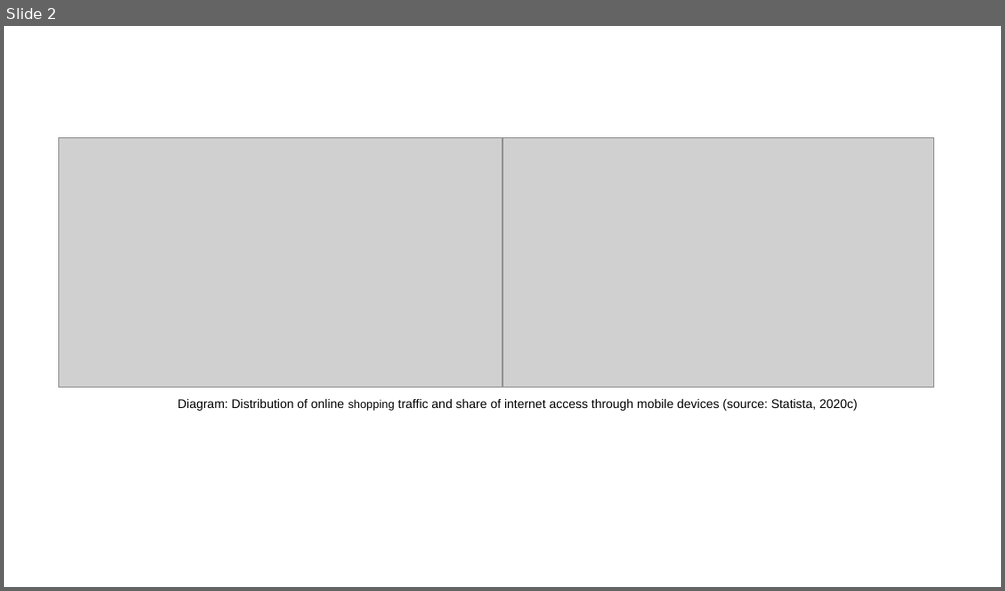
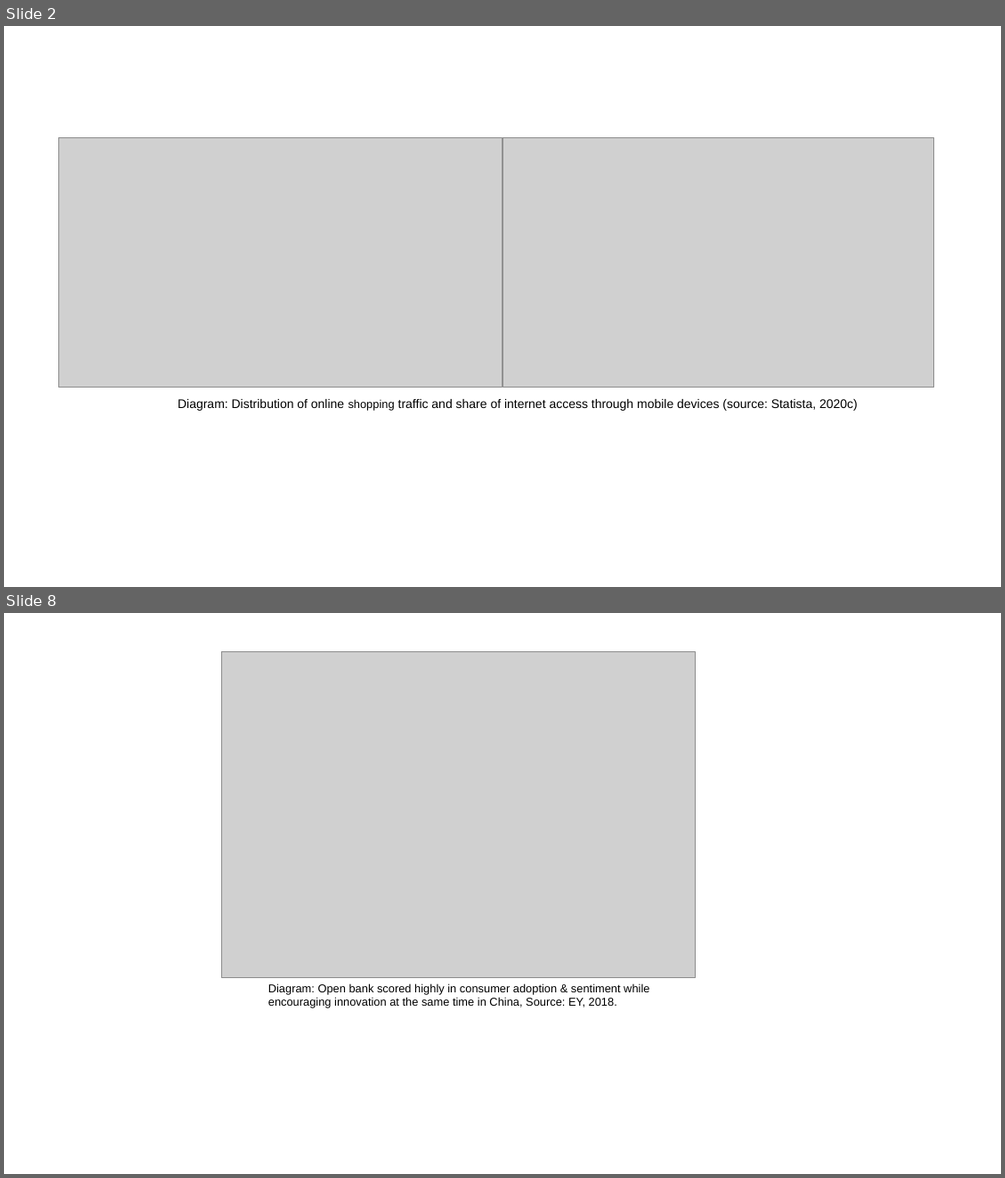
Before and after one commit to jing042323/Case-Study, a slide deck: Google_antitrust/graphs.pptx. Shown one above the other, each under a label of ours: slide 2 before the commit, slides 2 and 8 after it; the slides between them are not shown. The pictures are 1005x591 and 1005x1178 pixels, drawn with LibreOffice and Linux fonts; fonts in the diff are those of the drawing; grey boxes stand for pictures. Boxes give left, top, right and bottom in pixels: in the first picture for what was removed or moved away, otherwise in the second. Text is boxed around its words. In the diff, an @@ line names an element or a change of style, - is before the commit and + after.

```diff
--- a/Google_antitrust/graphs.pptx
+++ b/Google_antitrust/graphs.pptx
@@ slide 8 added at box(4, 613, 1001, 1174), background #FFFFFF @@
@@ picture added at box(222, 651, 696, 977) @@
@@ text added at box(268, 983, 649, 1008), 11 pt, text #000000 @@
+Diagram: Open bank scored highly in consumer adoption & sentiment while encouraging innovation at the same time in China, Source: EY, 2018.
```
Also in this commit, not shown: 5 other slides added.
